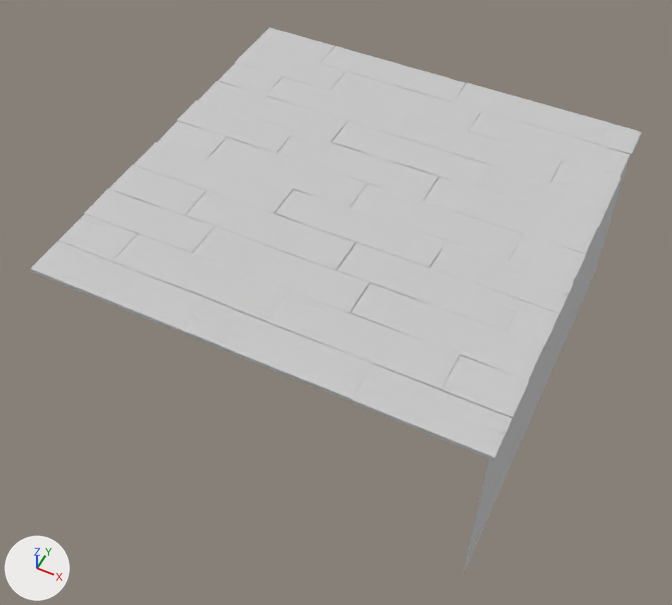
The FBX model Assets/Models/Environment/Floor.fbx: old version first, new version second.
Rendered twice from a camera (50 mm lens) standing at (56.8, -45.8, 68.7) and looking at (23.6, 20.7, -14.4). Lighting does not change. The marker at lower left points along +X, +Y and +Z. Where no turn or scale is listed for an object, it has been applied to the vertices.

In view in the first picture: 'Planks'.
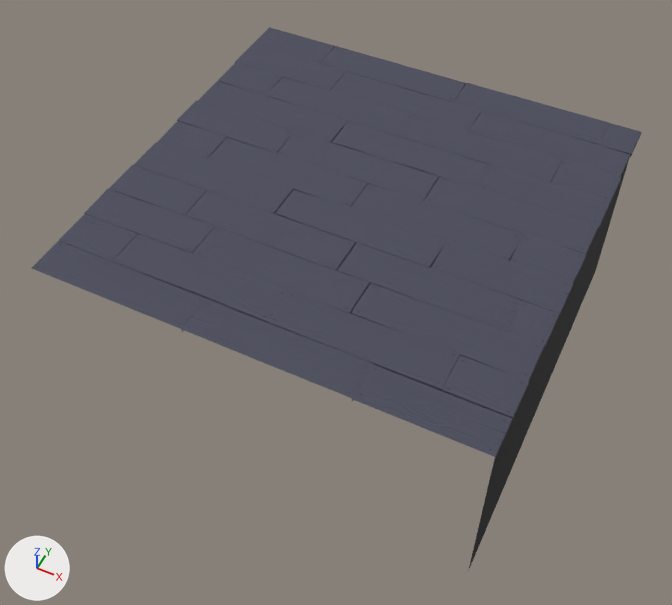
Location of each change, [x1, y1, x2, y2] in pixels of the pictures (672 x 605 px):
'Planks', surface changed
    both: [31, 27, 642, 568]
'Sides', added
    after: [468, 157, 630, 571]

The change, as a diff of the scene's bpy script:
```diff
--- a/Assets/Models/Environment/Floor.fbx.py
+++ b/Assets/Models/Environment/Floor.fbx.py
@@ img_planksdiffuse_png @@
+img_planksdiffuse_png = load_image('PlanksDiffuse.png', '../../Textures/PlanksDiffuse.png', 2048, 2048, 'sRGB')
@@ mat_planksmaterial @@
 n0 = _N.new('ShaderNodeBsdfPrincipled'); n0.name = 'Principled BSDF'
-n0.inputs[0].default_value = (0.588, 0.588, 0.588, 1.0)  # 'Base Color', light grey #cacaca
 n0.inputs[2].default_value = 0.859  # 'Roughness'
@@ mat_planksmaterial @@
 n2 = _N.new('ShaderNodeTexImage'); n2.name = 'Image Texture'
-n2.image = img_planksnormals_tif
+n2.image = img_planksdiffuse_png
+n4 = _N.new('ShaderNodeTexImage'); n4.name = 'Image Texture.001'
+n4.image = img_planksnormals_tif
 n3 = _N.new('ShaderNodeNormalMap'); n3.name = 'Normal Map'
-_L.new(n2.outputs[0], n3.inputs[1])  # 'Color' to 'Color'
 _L.new(n3.outputs[0], n0.inputs[5])  # 'Normal' to 'Normal'
 _L.new(n0.outputs[0], n1.inputs[0])  # 'BSDF' to 'Surface'
+_L.new(n2.outputs[0], n0.inputs[0])  # 'Color' to 'Base Color'
+_L.new(n4.outputs[0], n3.inputs[1])  # 'Color' to 'Color'
@@ me_mesh_001 @@
+me_mesh_001.from_pydata(...)  # 6 vertices, 2 faces; spans x -24.8..25.0, y -24.2..25.0, z -23.6..-0.4
+me_mesh_001.materials.append(mat_planksmaterial)
@@ ob_sides @@
+ob_sides = bpy.data.objects.new('Sides', me_mesh_001)
+ob_sides.location = (24.4, 24.4, 0.0)
```
